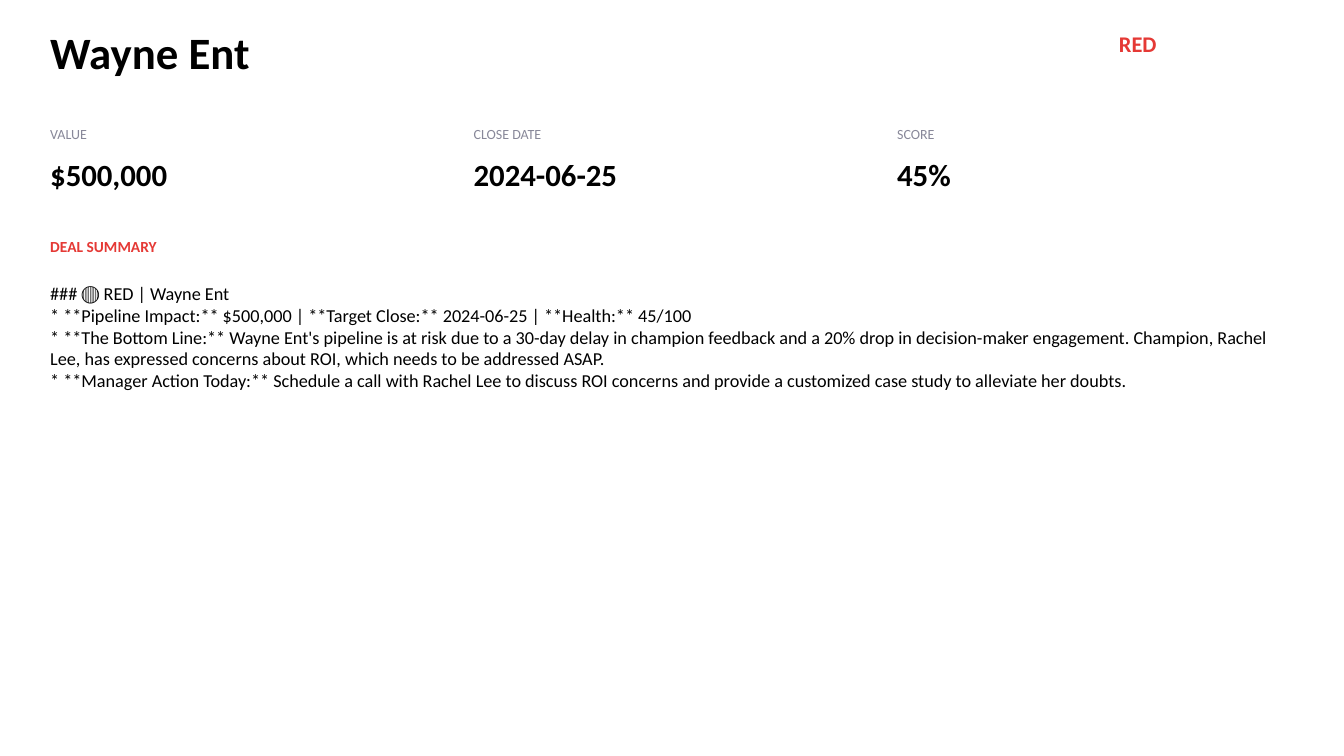
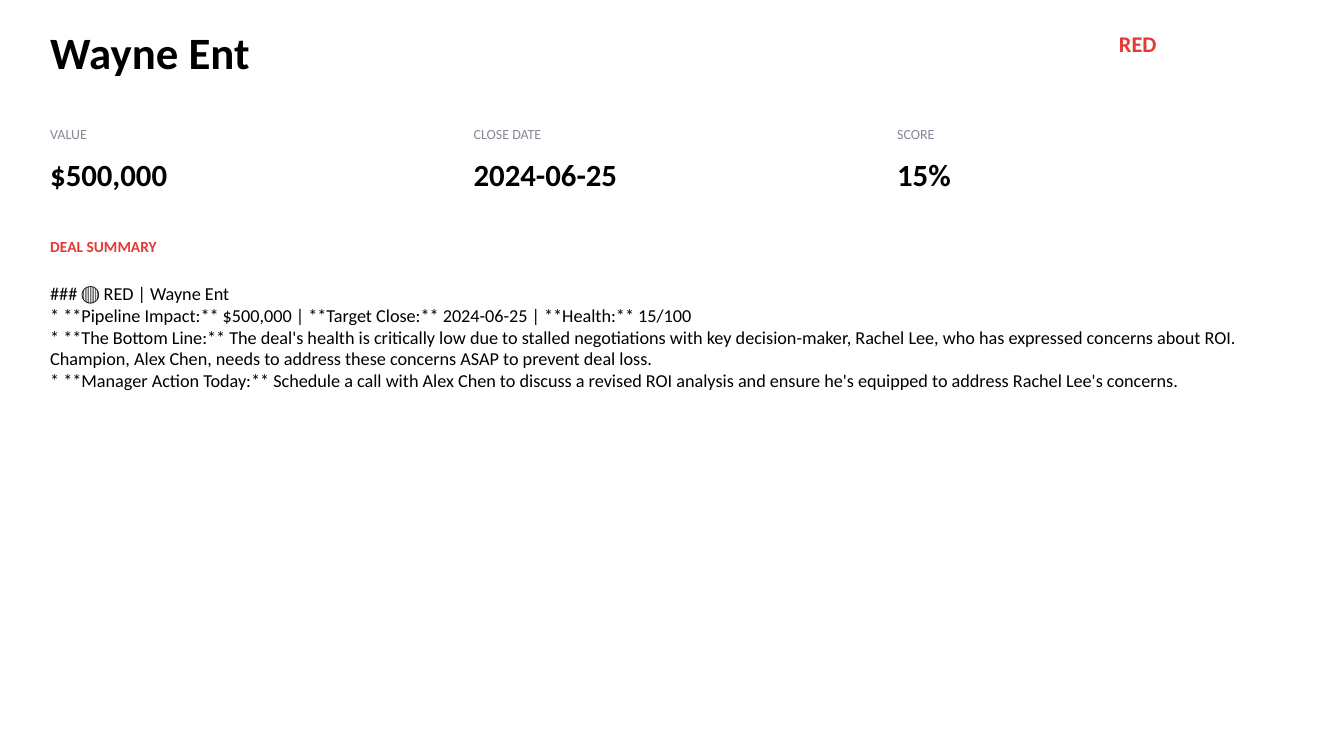
Before and after one commit to vineeta07/Piratesofcoralbean, a slide deck: slide 7 of backend/outputs/pipeline_deck.pptx. Drawn at 1344x756 pixels with LibreOffice and Linux fonts; fonts in the diff are those of the drawing. Boxes give left, top, right and bottom in pixels: in the first picture for what was removed or moved away, otherwise in the second. Text is boxed around its words. In the diff, an @@ line names an element or a change of style, - is before the commit and + after.

```diff
--- a/backend/outputs/pipeline_deck.pptx
+++ b/backend/outputs/pipeline_deck.pptx
@@ text at (897, 164, 951, 187): text changed @@
-45%
+15%
@@ text at (50, 288, 1236, 390): text changed @@
-### 🔴 RED | Wayne Ent
-* **Pipeline Impact:** $500,000 | **Target Close:** 2024-06-25 | **Health:** 45/100
-* **The Bottom Line:** Wayne Ent's pipeline is at risk due to a 30-day delay in champion feedback and a 20% drop in decision-maker engagement. Champion, Rachel Lee, has expressed concerns about ROI, which needs to be addressed ASAP.
-* **Manager Action Today:** Schedule a call with Rachel Lee to discuss ROI concerns and provide a customized case study to alleviate her doubts.
+### 🔴 RED | Wayne Ent
+* **Pipeline Impact:** $500,000 | **Target Close:** 2024-06-25 | **Health:** 15/100
+* **The Bottom Line:** The deal's health is critically low due to stalled negotiations with key decision-maker, Rachel Lee, who has expressed concerns about ROI. Champion, Alex Chen, needs to address these concerns ASAP to prevent deal loss.
+* **Manager Action Today:** Schedule a call with Alex Chen to discuss a revised ROI analysis and ensure he's equipped to address Rachel Lee's concerns.
```
Also in this commit, not shown: 10 other slides changed, 4 other files.
